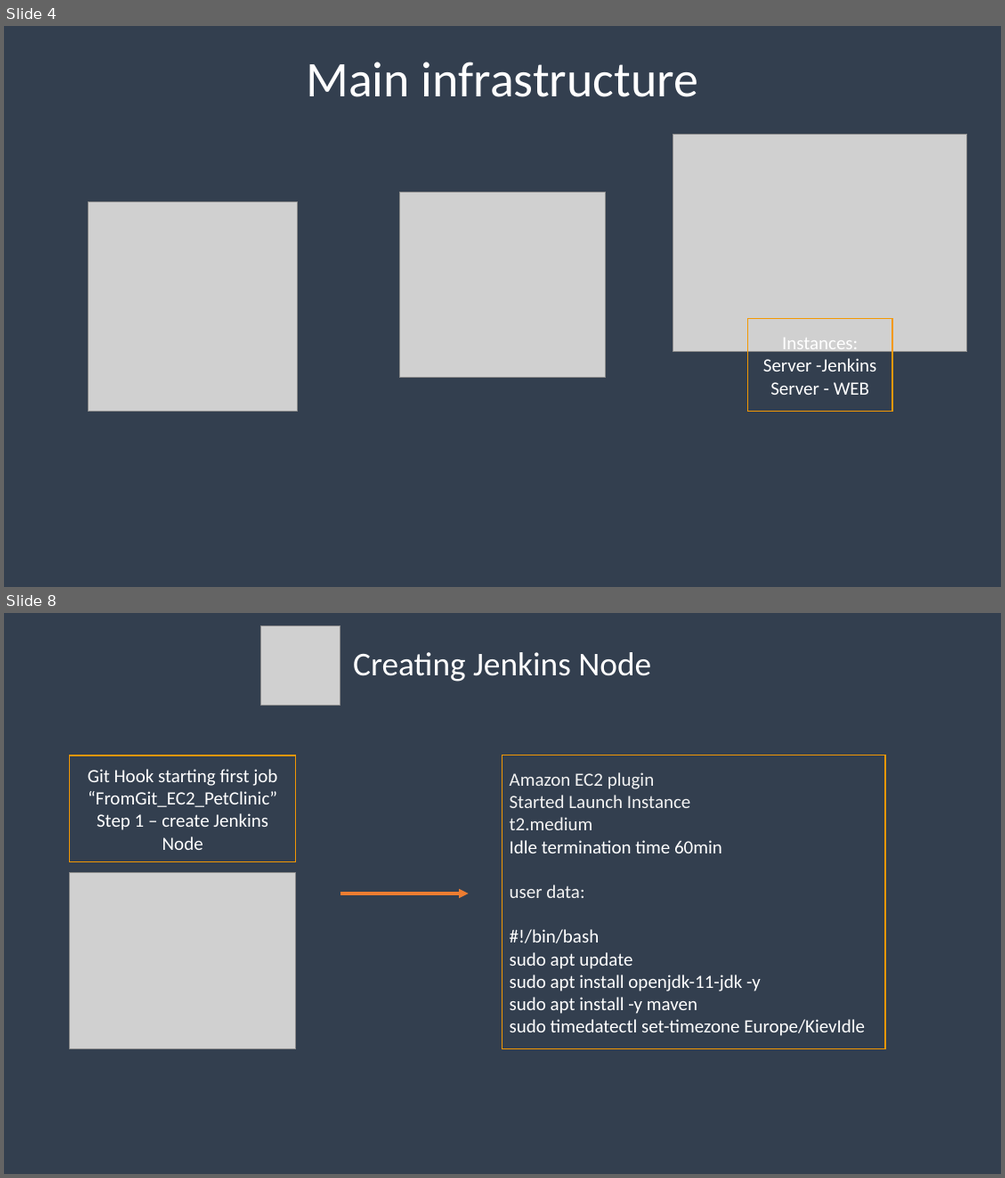
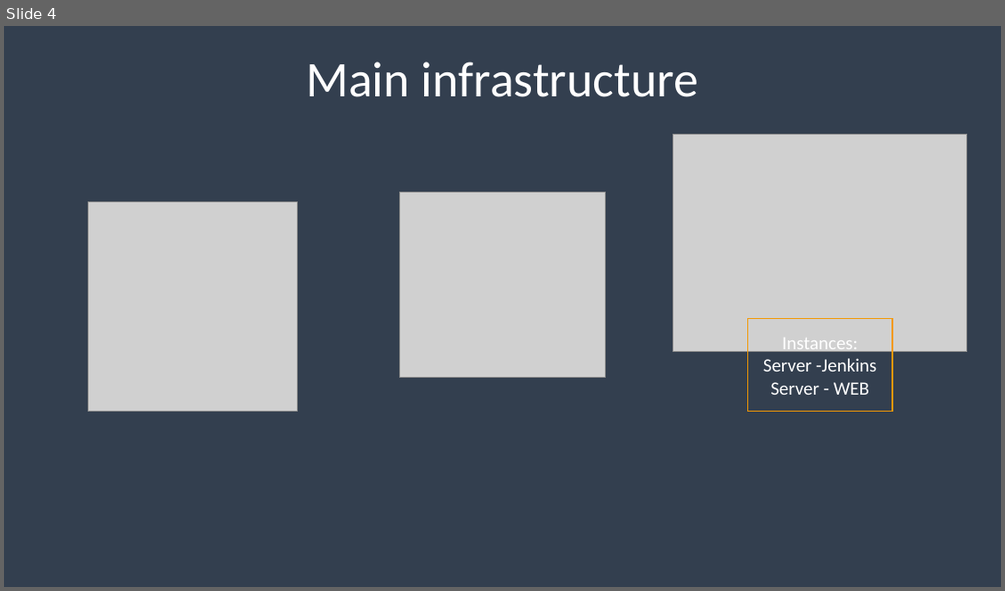
Before and after one commit to Gnoblinys/DevOps_online_Kyiv_2021Q4, a slide deck: m1/final_project/FinalProject.pptx. Shown one above the other, each under a label of ours: slides 4 and 8 before the commit, slide 4 after it; the slides between them are not shown. The pictures are 1005x1178 and 1005x591 pixels, drawn with LibreOffice and Linux fonts; fonts in the diff are those of the drawing; grey boxes stand for pictures. Boxes give left, top, right and bottom in pixels: in the first picture for what was removed or moved away, otherwise in the second. Text is boxed around its words. In the diff, an @@ line names an element or a change of style, - is before the commit and + after.

```diff
--- a/m1/final_project/FinalProject.pptx
+++ b/m1/final_project/FinalProject.pptx
@@ slide 8 removed at box(4, 613, 1001, 1174), background #333F50 @@
@@ picture removed at box(261, 625, 340, 705) @@
@@ text removed at box(353, 652, 651, 682) @@
-Creating Jenkins Node
@@ rectangle removed at box(70, 755, 296, 863) @@
-Git Hook starting first job “FromGit_EC2_PetClinic”
-Step 1 – create Jenkins Node
@@ rectangle removed at box(502, 755, 886, 1050) @@
-Amazon EC2 plugin
-Started Launch Instance
-t2.medium
-Idle termination time 60min
-user data:
-#!/bin/bash
-sudo apt update
-sudo apt install openjdk-11-jdk -y
-sudo apt install -y maven
-sudo timedatectl set-timezone Europe/KievIdle
@@ picture removed at box(70, 873, 296, 1049) @@
@@ arrow removed from (340, 893) to (469, 893) @@
```
Also in this commit, not shown: 5 slides changed, 1 slide added, 1 other file.
